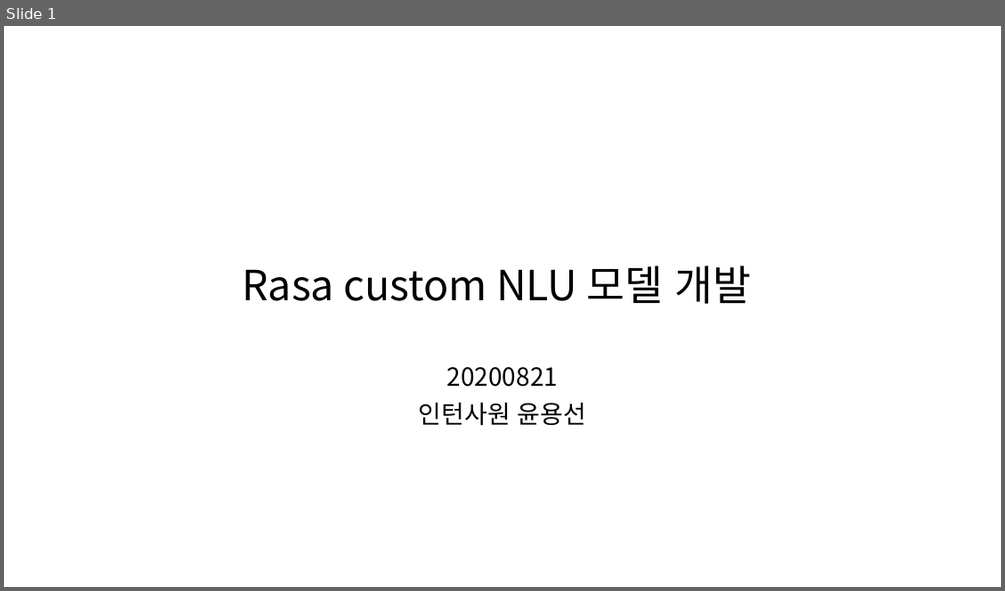
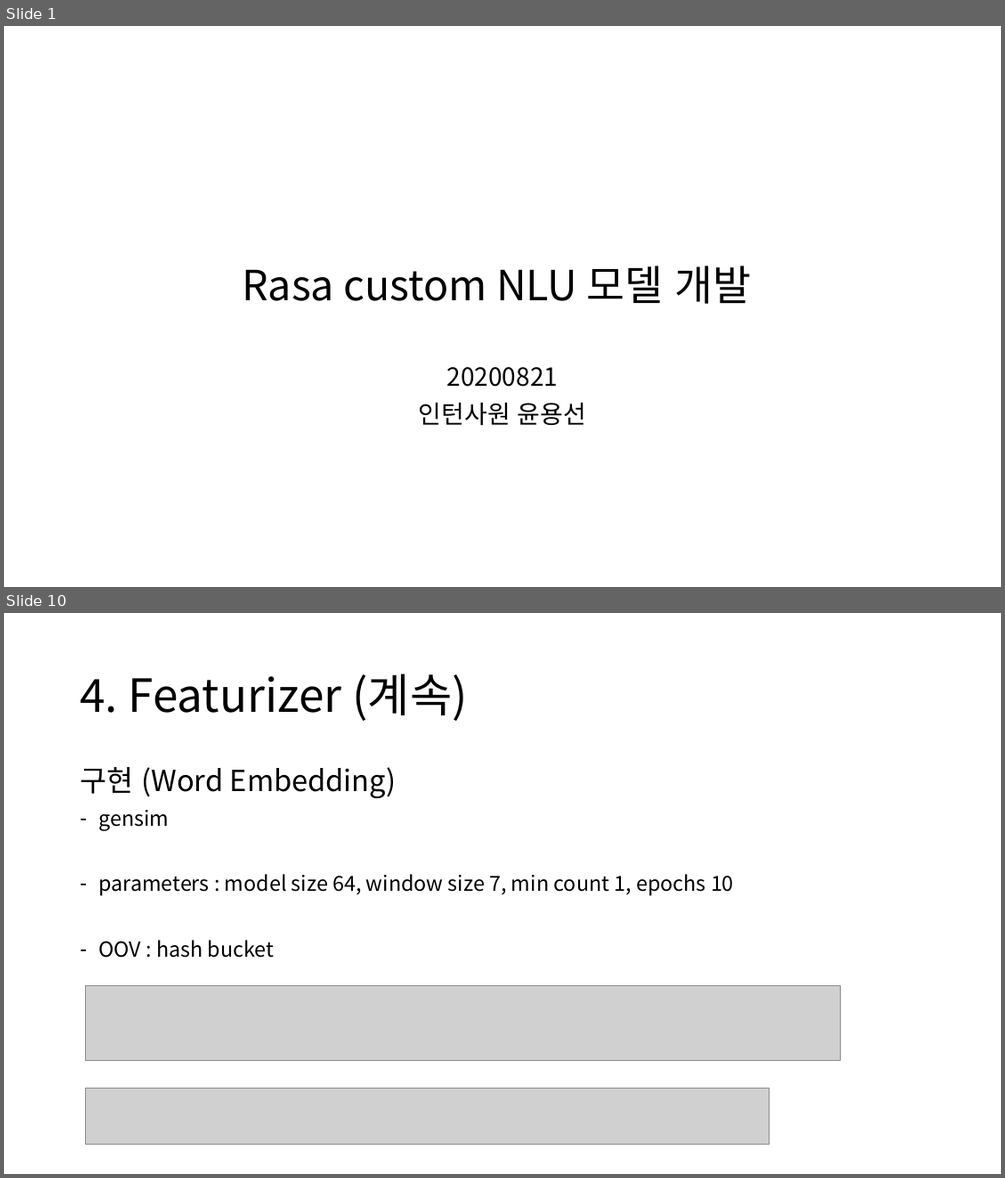
Before and after one commit to yongsun-yoon/chatbot, a slide deck: Rasa custom NLU 모델 개발.pptx. Shown one above the other, each under a label of ours: slide 1 before the commit, slides 1 and 10 after it; the slides between them are not shown. The pictures are 1005x591 and 1005x1178 pixels, drawn with LibreOffice and Linux fonts; fonts in the diff are those of the drawing; grey boxes stand for pictures. Boxes give left, top, right and bottom in pixels: in the first picture for what was removed or moved away, otherwise in the second. Text is boxed around its words. In the diff, an @@ line names an element or a change of style, - is before the commit and + after.

```diff
--- a/Rasa custom NLU 모델 개발.pptx
+++ b/Rasa custom NLU 모델 개발.pptx
@@ slide 10 added at <box>4,613,1001,1174</box>, background #FFFFFF @@
@@ title added at <box>80,674,468,721</box>, 44 pt, text #000000 @@
+4. Featurizer (계속)
@@ text added at <box>80,767,734,957</box>, 20 pt, text #000000 @@
+구현 (Word Embedding)
+– gensim
+– parameters : model size 64, window size 7, min count 1, epochs 10
+– OOV : hash bucket
@@ picture added at <box>86,985,840,1060</box> @@
@@ picture added at <box>86,1088,769,1144</box> @@
```
Also in this commit, not shown: 9 slides changed, 8 other slides added, 3 slides removed, 26 other files.
